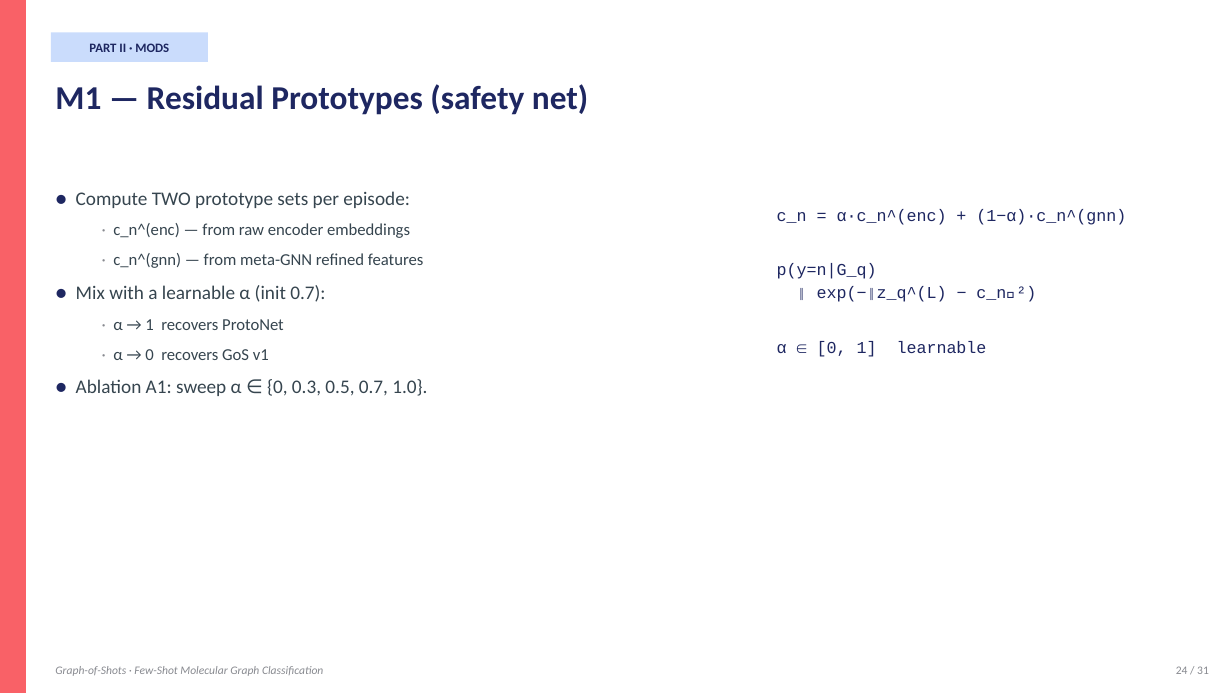
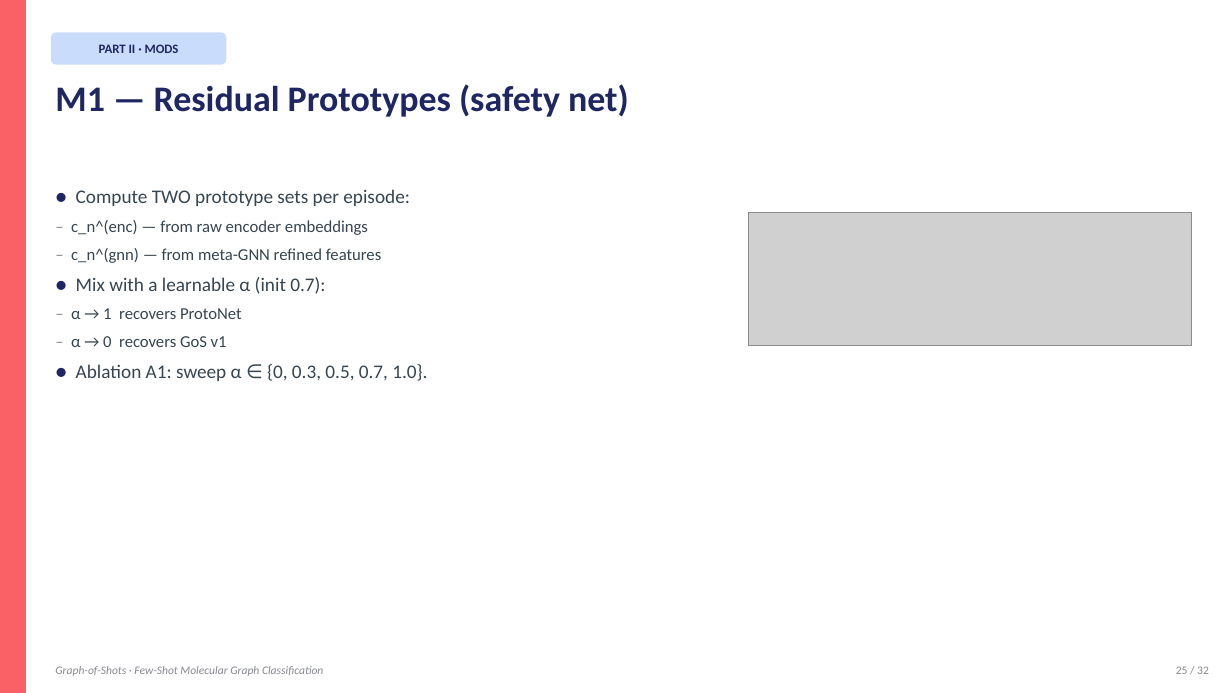
Before and after one commit to BDeMo/proj-mol, a slide deck: slide 25 of presentation/Graph-of-Shots.pptx. Drawn at 1232x693 pixels with LibreOffice and Linux fonts; fonts in the diff are those of the drawing; grey boxes stand for pictures. Boxes give left, top, right and bottom in pixels: in the first picture for what was removed or moved away, otherwise in the second. Text is boxed around its words. In the diff, an @@ line names an element or a change of style, - is before the commit and + after.

Commit message:
Rebuild PPT: native text + math-rendered formula images + clean diagrams
Previous approach used python-pptx shapes for formulas and custom diagrams,
which rendered unpredictably in MS Office (broken math symbols, misaligned
shapes). New approach:

  - All titles, bullets, callouts remain NATIVE PowerPoint text — fully
    editable, consistent formatting across Office versions.
  - Math formulas pre-rendered via matplotlib mathtext → PNG, embedded
    as pictures. Guarantees correct symbols: α, σ, ε, τ, ∑, subscripts,
    superscripts, Euclidean norms.
  - Complex diagrams (supervised pipeline, episode viz, encoder stack,
    GoS pipeline, iterative refinement, bipartite S-Q graph)
    pre-rendered via matplotlib → PNG, embedded as pictures.
  - Simple structures (tables, callout boxes, M1-M5 overview grid)
    still built with native pptx rectangles for editability.

Assets:
  presentation/formulas/  10 math PNGs (mathtext, transparent bg)
  presentation/diagrams/  6 diagram PNGs (matplotlib, transparent bg)
  presentation/figures/   4 result plots (from earlier)

```diff
--- a/presentation/Graph-of-Shots.pptx
+++ b/presentation/Graph-of-Shots.pptx
@@ text "PART II · MODS": place and size @@
-text "PART II · MODS" at [89, 43, 169, 52]
+text "PART II · MODS" at [99, 44, 179, 53]
@@ rounded rectangle: place and size @@
-rounded rectangle at [51, 32, 208, 62]
+rounded rectangle at [51, 32, 226, 65]
@@ rounded rectangle at [51, 32, 226, 65]: rectangle to rounded rectangle @@
@@ text "M1 — Residual Prototypes (safety ..." at [55, 84, 629, 117]: size 26 to 28 pt @@
@@ text at [76, 189, 427, 381]: line spacing 1.25 to 1.2; less space between paragraphs @@
@@ text removed at [777, 209, 1126, 357] @@
-c_n = α·c_n^(enc) + (1−α)·c_n^(gnn)
-p(y=n|G_q)
-∝ exp(−‖z_q^(L) − c_n‖²)
-α ∈ [0, 1] learnable
@@ text at [71, 220, 382, 263]: text changed @@
-  · c_n^(enc) — from raw encoder embeddings
-  · c_n^(gnn) — from meta-GNN refined features
+– c_n^(enc) — from raw encoder embeddings
+– c_n^(gnn) — from meta-GNN refined features
@@ picture added at [749, 213, 1192, 346] @@
@@ text at [71, 308, 242, 347]: text changed @@
-  · α → 1 recovers ProtoNet
-  · α → 0 recovers GoS v1
+– α → 1 recovers ProtoNet
+– α → 0 recovers GoS v1
@@ text at [1176, 666, 1209, 674]: text changed @@
-24 / 31
+25 / 32
```
Also in this commit, not shown: 31 other slides changed, 17 other files.
